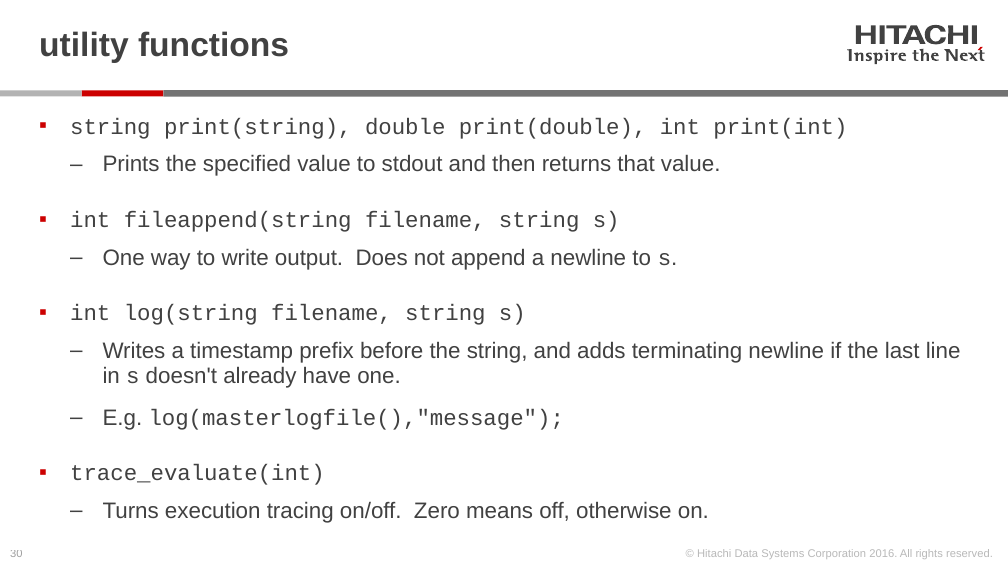
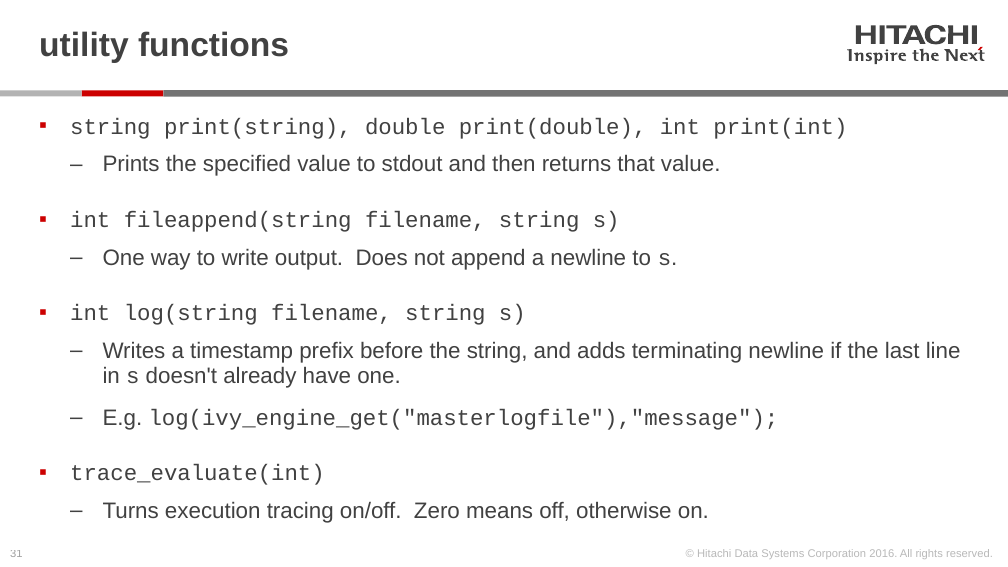
Before and after one commit to Hitachi-Data-Systems/ivy, a slide deck: slide 31 of doc/ivyscript reference.pptx (slide 30 before the commit). Drawn at 1008x567 pixels with LibreOffice and Linux fonts; fonts in the diff are those of the drawing. Boxes give left, top, right and bottom in pixels: in the first picture for what was removed or moved away, otherwise in the second. Text is boxed around its words. In the diff, an @@ line names an element or a change of style, - is before the commit and + after.

Commit message:
1.05.14 part 2 including doc of ivy engine API get/set

```diff
--- a/doc/ivyscript reference.pptx
+++ b/doc/ivyscript reference.pptx
@@ text at bbox=[103, 409, 779, 430]: text changed @@
-  ‒ E.g. log(masterlogfile(),"message");
+  ‒ E.g. log(ivy_engine_get("masterlogfile"),"message");
@@ page number at bbox=[10, 550, 22, 557]: text changed @@
-30
+31
```
Also in this commit, not shown: 3 other slides changed, 1 slide added, 6 other files.
